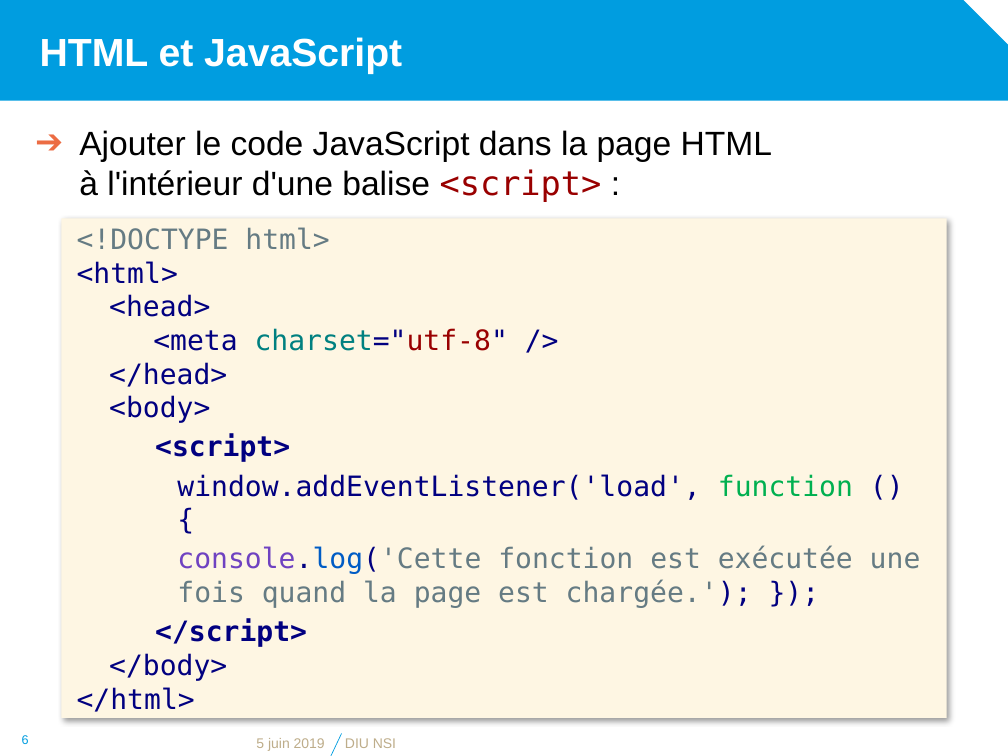
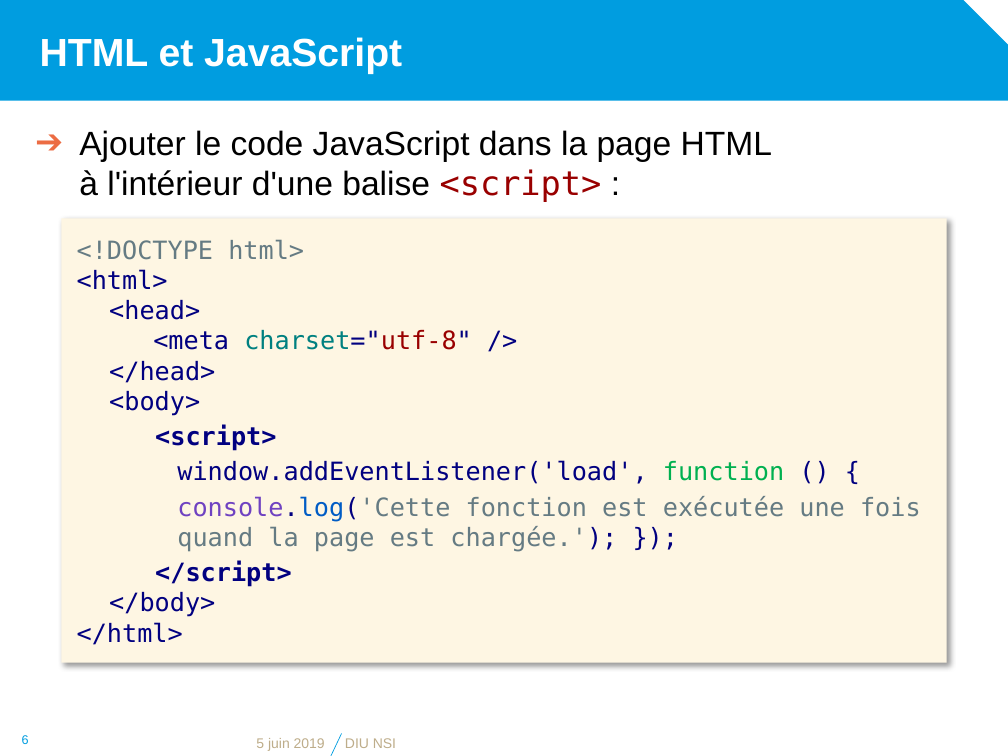
Before and after one commit to diu-uf-bordeaux/bloc1, a slide deck: slide 6 of web/4-JS/JavaScript.pptx. Drawn at 1008x756 pixels with LibreOffice and Linux fonts; fonts in the diff are those of the drawing; background and template pictures are left out. Boxes give left, top, right and bottom in pixels: in the first picture for what was removed or moved away, otherwise in the second. Text is boxed around its words. In the diff, an @@ line names an element or a change of style, - is before the commit and + after.

Commit message:
Web : formatting

```diff
--- a/web/4-JS/JavaScript.pptx
+++ b/web/4-JS/JavaScript.pptx
@@ rectangle "<!DOCTYPE html>": place and size @@
-rectangle "<!DOCTYPE html>" at (61, 219, 947, 719)
+rectangle "<!DOCTYPE html>" at (61, 219, 947, 663)
@@ rectangle "<!DOCTYPE html>" at (61, 219, 947, 663): size 20 to 18 pt @@
```
Also in this commit, not shown: 3 other slides changed.
